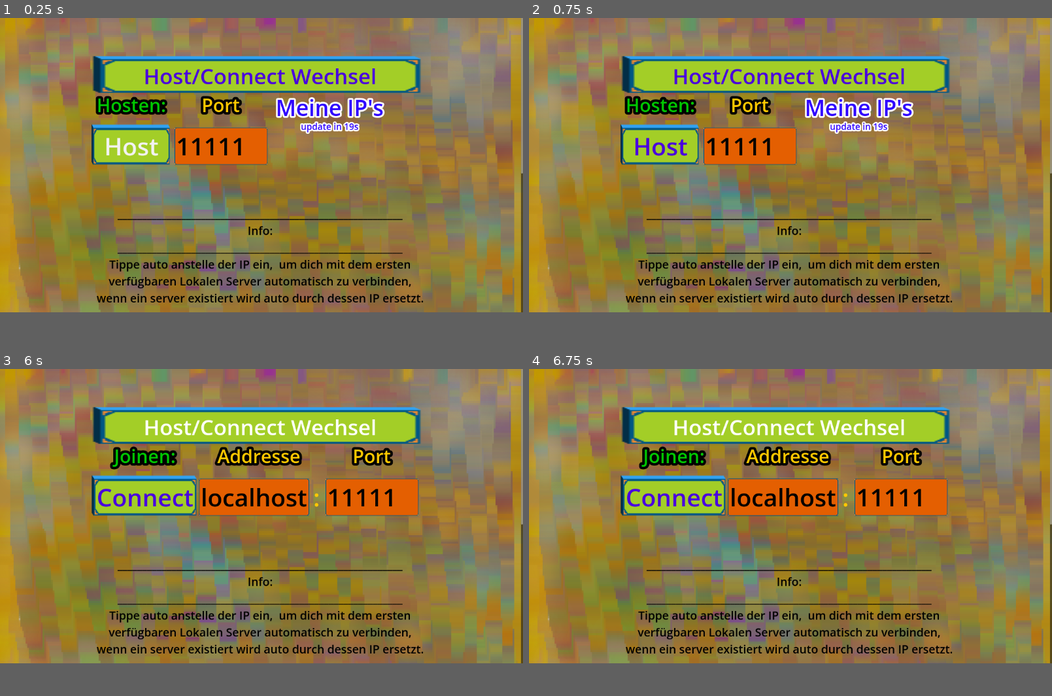
Above: before the commit, frames 1-4 (two rows, left to right).
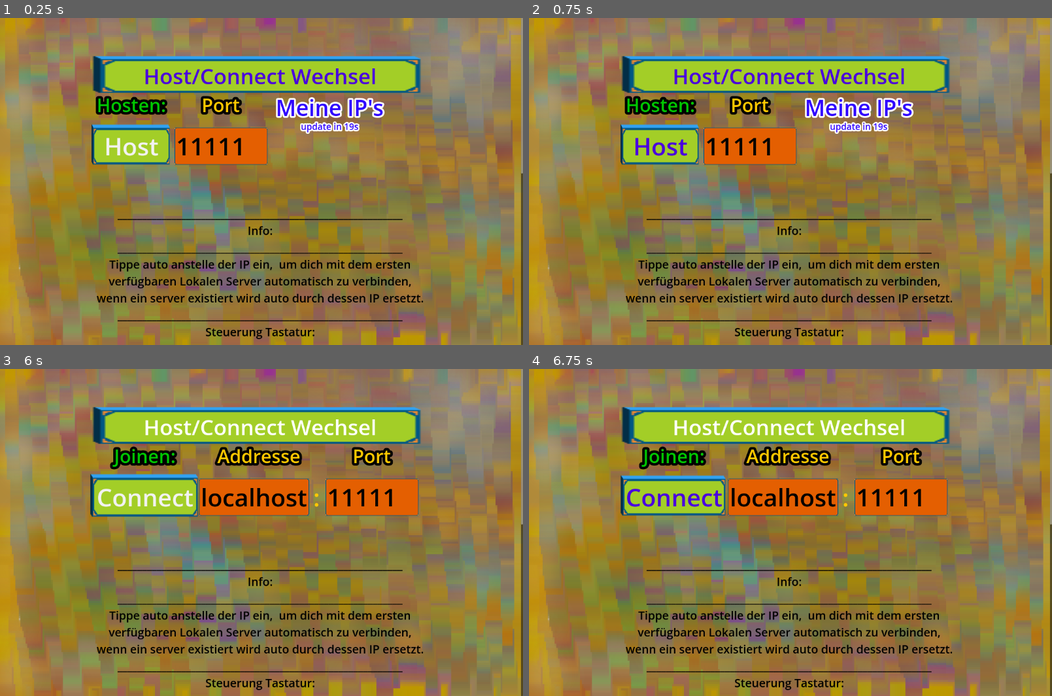
Above: after the commit, the same moments.

Repository: NIK-98/Paint_The_Ground
Game: Godot game, scene res://sceens/main.tscn
Two runs of this game, one before a commit and one after it. Both use one fixed random seed, a clock stepped at 60 frames per second and the inputs below.
Inputs (mouse positions are in pixels of both pictures, inside the frame that each line leads up to):
- Up to frame 1 (0.25 s): no input
- Up to frame 2 (0.75 s): move the mouse to (905, 148) at 0.52 s; hold D (right) from 0.53 s (still down); hold P (Info) from 0.53 s (still down); click (905, 148) at 0.67 s
- Up to frame 3 (6 s): release D (right) at 1.25 s; release P (Info) at 1.25 s; click "Host/Connect Wechsel" at 1.25 s; click "Connect" at 2 s; move the mouse to (156, 532) at 2.77 s; hold S (down) 2.78-3.53 s; tap M (modus) at 2.85, 4.35, 5.85 s; move the mouse to (313, 450) at 3.52 s; hold D (right) 3.53-4.28 s; hold P (Info) 3.53-4.28 s; move the mouse to (235, 575) at 4.27 s; hold W (up) 4.28-5.03 s; click (235, 575) at 4.42 s; tap Enter at 5 s; move the mouse to (418, 558) at 5.02 s; hold P (Info) 5.03-5.78 s; hold A (left) from 5.03 s (still down); tap Space at 5.75 s; move the mouse to (104, 473) at 5.77 s
- Up to frame 4 (6.75 s): tap Enter at 6.5 s; move the mouse to (816, 516) at 6.52 s; release A (left) at 6.53 s; hold S (down) from 6.53 s (still down); hold P (Info) from 6.53 s (still down); click (816, 516) at 6.67 s
In our replay, the window is 800x450 before the commit and 800x500 after it. These sizes can differ from the game's own. Grey fills any space a smaller window leaves; there, only what the larger window draws over its background counts as a difference.

The runs differ from the first frame. In frame 1, 9.9% of the frame differs, in the area x 0-100%, y 90-100%; in frame 2, 9.9%; in frame 3, 11%, in the area x 0-100%, y 32-100%; in frame 4, 10%.

Commit message:
auflösungs bug behoben und bomben und spieler färben den boden jetzt er kreisförmig

Diff:
--- a/project.godot
+++ b/project.godot
@@ -25,7 +25,7 @@
 [display]
 
 window/size/viewport_width=1280
-window/size/viewport_height=720
+window/size/viewport_height=800
 window/stretch/mode="canvas_items"
 window/stretch/aspect="ignore"
 window/handheld/orientation=4
--- a/sceens/bombe.tscn
+++ b/sceens/bombe.tscn
@@ -10,6 +10,8 @@
 properties/0/path = NodePath(".:position")
 properties/0/spawn = true
 properties/0/replication_mode = 1
+
+[sub_resource type="CircleShape2D" id="CircleShape2D_ochxm"]
 
 [node name="Bombe" type="Node2D" groups=["boom"]]
 script = ExtResource("1_d6tas")
@@ -26,4 +28,12 @@
 [node name="MultiplayerSynchronizer" type="MultiplayerSynchronizer" parent="."]
 replication_config = SubResource("SceneReplicationConfig_rgxeq")
 
+[node name="Area2Daktiv" type="Area2D" parent="."]
+
+[node name="CollisionShape2D" type="CollisionShape2D" parent="Area2Daktiv"]
+scale = Vector2(10, 10)
+shape = SubResource("CircleShape2D_ochxm")
+one_way_collision_margin = 0.0
+
 [connection signal="area_entered" from="Area2D" to="." method="_on_area_2d_area_entered"]
+[connection signal="body_entered" from="Area2Daktiv" to="." method="_on_area_2_daktiv_body_entered"]
--- a/sceens/npc.tscn
+++ b/sceens/npc.tscn
@@ -46,7 +46,7 @@
 [node name="Area2D" type="Area2D" parent="."]
 
 [node name="CollisionShape2D" type="CollisionShape2D" parent="Area2D"]
-position = Vector2(31, 32)
+position = Vector2(32, 32)
 shape = SubResource("RectangleShape2D_p0g61")
 
 [node name="TimerresetSPEED" type="Timer" parent="."]
--- a/sceens/player.tscn
+++ b/sceens/player.tscn
@@ -71,7 +71,7 @@
 [node name="Area2D" type="Area2D" parent="."]
 
 [node name="CollisionShape2D" type="CollisionShape2D" parent="Area2D"]
-position = Vector2(31, 32)
+position = Vector2(32, 32)
 shape = SubResource("RectangleShape2D_wpgsi")
 
 [node name="ServerSynchronizer" type="MultiplayerSynchronizer" parent="."]
--- a/scripts/bombe.gd
+++ b/scripts/bombe.gd
@@ -3,7 +3,7 @@
 @onready var map = get_parent().get_parent().get_node("floor")
 @onready var level = get_parent().get_parent()
 
-const bomb_radius = 6
+const bomb_radius = 8
 var explode_pos = null
 var celle = 0
 
@@ -25,8 +25,19 @@
 	for x in range(-bomb_radius, bomb_radius):
 		for y in range(-bomb_radius, bomb_radius):
 			var new_pos = Vector2i(x, y) + tile_position
-			if map.get_cell_source_id(new_pos) != -1 and map.get_cell_source_id(new_pos) not in level.block_cells:
+			var distance = new_pos.distance_to(tile_position)
+			if map.get_cell_source_id(new_pos) != -1 and map.get_cell_source_id(new_pos) not in level.block_cells and distance < bomb_radius:
 				map.set_cell(new_pos,cell,Vector2i(0, 0),0)
+	#var used_cells = map.get_used_cells()
+	#var area_radius = $Area2Daktiv/CollisionShape2D.scale.x*10/2
+	#
+	#for cellen in used_cells:
+		#var cell_world_pos = map.local_to_map(cellen)
+		#var cell_center = tile_position + map.tile_set.tile_size / 2
+		#var distance = tile_position.distance_to(cell_center)
+		#prints(distance,area_radius)
+		#if distance <= area_radius:
+			#map.set_cell(cell_center,cell,Vector2i(0, 0),0)
 
 
 func _on_area_2d_area_entered(area):
--- a/scripts/npc.gd
+++ b/scripts/npc.gd
@@ -121,11 +121,12 @@
 
 
 func paint():
-	var tile_position = map.local_to_map(position)
-	for x in range(paint_radius):
-		for y in range(paint_radius):
+	var tile_position = map.local_to_map(Vector2(position.x+($Color.size.x/2),position.y+($Color.size.y/2)))
+	for x in range(-paint_radius,paint_radius):
+		for y in range(-paint_radius,paint_radius):
 			var pos = Vector2i(x,y) + tile_position
-			if map.get_cell_source_id(pos) != -1 and map.get_cell_source_id(pos) not in level.block_cells:
+			var distance = pos.distance_to(tile_position)
+			if map.get_cell_source_id(pos) != -1 and map.get_cell_source_id(pos) not in level.block_cells and distance < paint_radius:
 				map.set_cell(pos,color_cell,Vector2i(0,0),0)
 
 
--- a/scripts/player.gd
+++ b/scripts/player.gd
@@ -201,11 +201,12 @@
 
 
 func paint():
-	var tile_position = map.local_to_map(position)
-	for x in range(paint_radius):
-		for y in range(paint_radius):
+	var tile_position = map.local_to_map(Vector2(position.x+($Color.size.x/2),position.y+($Color.size.y/2)))
+	for x in range(-paint_radius,paint_radius):
+		for y in range(-paint_radius,paint_radius):
 			var pos = Vector2i(x,y) + tile_position
-			if map.get_cell_source_id(pos) != -1 and map.get_cell_source_id(pos) not in level.block_cells:
+			var distance = pos.distance_to(tile_position)
+			if map.get_cell_source_id(pos) != -1 and map.get_cell_source_id(pos) not in level.block_cells and distance < paint_radius:
 				map.set_cell(pos,color_cell,Vector2i(0,0),0)
 
 
--- a/scripts/powerup.gd
+++ b/scripts/powerup.gd
@@ -38,7 +38,7 @@
 				ist_da = true
 		if not ist_da:
 			Players.get_node(str(player_id)).SPEED = Players.get_node(str(player_id)).first_speed
-			Players.get_node(str(player_id)).SPEED *= 2
+			Players.get_node(str(player_id)).SPEED *= 1.5
 			Players.get_node(str(player_id)).powerups[ist_da_index][0] = powerupid
 			Players.get_node(str(player_id)).powerups[ist_da_index][1] = true
 	if powerupid == 1: # größerer färbradius
@@ -50,7 +50,7 @@
 				ist_da = true
 		if not ist_da:
 			Players.get_node(str(player_id)).paint_radius = Global.painting_rad
-			Players.get_node(str(player_id)).paint_radius = 6
+			Players.get_node(str(player_id)).paint_radius = 4
 			Players.get_node(str(player_id)).powerups[ist_da_index][0] = powerupid
 			Players.get_node(str(player_id)).powerups[ist_da_index][1] = true
 	if powerupid == 2: # unübermalbares färben
Not shown: 1 places in sceens/bombe.tscn that only renumber resources
